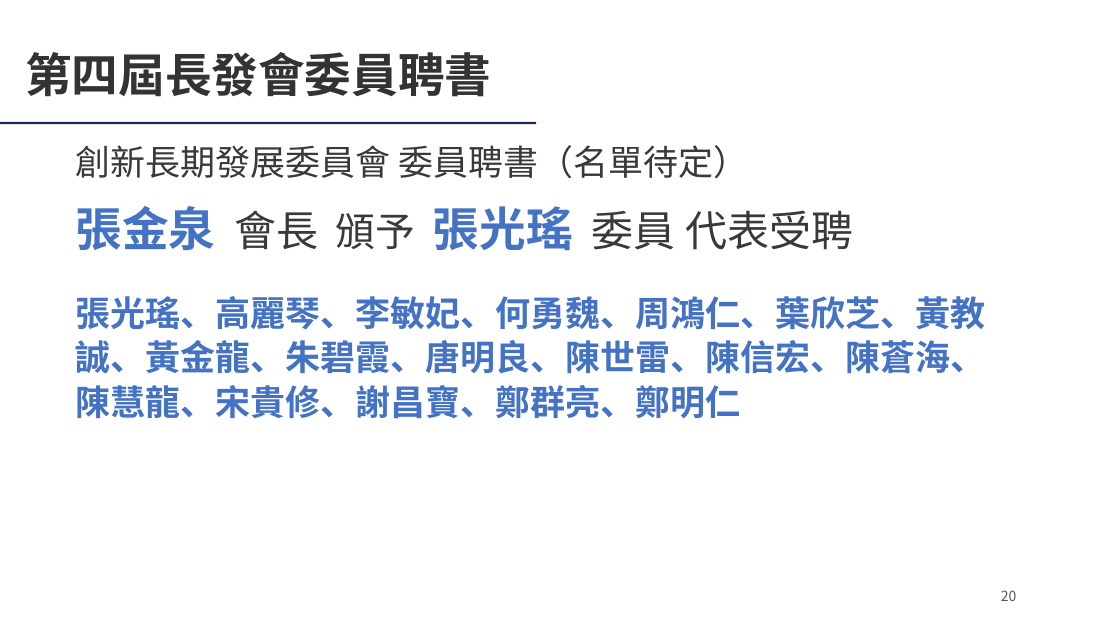
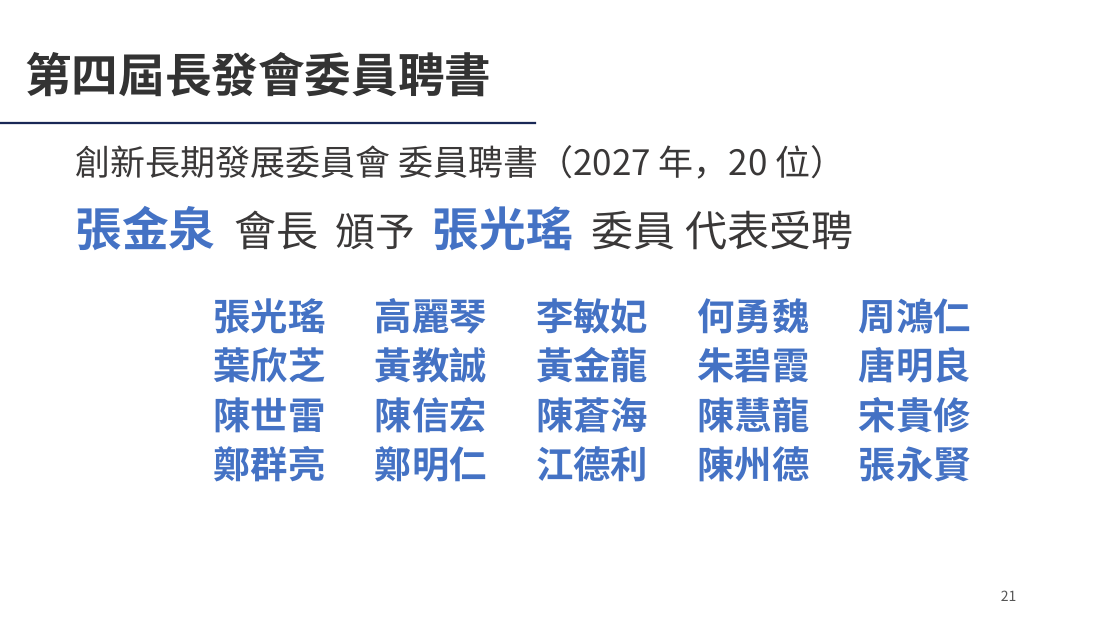
Before and after one commit to Ericliang680928/IAA, a slide deck: slide 21 of 20261204/agm/IAA會員大會簡報_20261204.pptx (slide 20 before the commit). Drawn at 1120x630 pixels with LibreOffice and Linux fonts; fonts in the diff are those of the drawing; background and template pictures are left out. Boxes give left, top, right and bottom in pixels: in the first picture for what was removed or moved away, otherwise in the second. Text is boxed around its words. In the diff, an @@ line names an element or a change of style, - is before the commit and + after.

```diff
--- a/20261204/agm/IAA會員大會簡報_20261204.pptx
+++ b/20261204/agm/IAA會員大會簡報_20261204.pptx
@@ text at bbox=[76, 145, 846, 179]: text changed @@
-創新長期發展委員會 委員聘書（名單待定）
+創新長期發展委員會 委員聘書（2027 年，20 位）
@@ text "張光瑤" at bbox=[214, 298, 326, 334]: vertical alignment top to middle @@
@@ text at bbox=[214, 298, 326, 334]: text changed; size 30 to 32 pt @@
-張光瑤、高麗琴、李敏妃、何勇魏、周鴻仁、葉欣芝、黃教誠、黃金龍、朱碧霞、唐明良、陳世雷、陳信宏、陳蒼海、陳慧龍、宋貴修、謝昌寶、鄭群亮、鄭明仁
+張光瑤
@@ text added at bbox=[375, 298, 487, 334], 32 pt, text #4472C4, bold @@
+高麗琴
@@ text added at bbox=[536, 298, 648, 333], 32 pt, text #4472C4, bold @@
+李敏妃
@@ text added at bbox=[697, 298, 809, 334], 32 pt, text #4472C4, bold @@
+何勇魏
@@ text added at bbox=[859, 298, 971, 334], 32 pt, text #4472C4, bold @@
+周鴻仁
@@ text added at bbox=[214, 347, 326, 383], 32 pt, text #4472C4, bold @@
+葉欣芝
@@ text added at bbox=[375, 347, 487, 383], 32 pt, text #4472C4, bold @@
+黃教誠
@@ text added at bbox=[536, 347, 648, 383], 32 pt, text #4472C4, bold @@
+黃金龍
@@ text added at bbox=[697, 347, 809, 383], 32 pt, text #4472C4, bold @@
+朱碧霞
@@ text added at bbox=[859, 347, 971, 383], 32 pt, text #4472C4, bold @@
+唐明良
@@ text added at bbox=[214, 397, 326, 433], 32 pt, text #4472C4, bold @@
+陳世雷
@@ text added at bbox=[375, 397, 487, 433], 32 pt, text #4472C4, bold @@
+陳信宏
@@ text added at bbox=[536, 397, 648, 433], 32 pt, text #4472C4, bold @@
+陳蒼海
@@ text added at bbox=[697, 397, 809, 433], 32 pt, text #4472C4, bold @@
+陳慧龍
@@ text added at bbox=[859, 397, 971, 433], 32 pt, text #4472C4, bold @@
+宋貴修
@@ text added at bbox=[214, 446, 326, 482], 32 pt, text #4472C4, bold @@
+鄭群亮
@@ text added at bbox=[375, 446, 487, 482], 32 pt, text #4472C4, bold @@
+鄭明仁
@@ text added at bbox=[536, 446, 648, 482], 32 pt, text #4472C4, bold @@
+江德利
@@ text added at bbox=[697, 446, 809, 482], 32 pt, text #4472C4, bold @@
+陳州德
@@ text added at bbox=[859, 446, 971, 482], 32 pt, text #4472C4, bold @@
+張永賢
@@ page number at bbox=[1001, 590, 1017, 601]: text changed @@
-20
+21
```
Also in this commit, not shown: 10 other slides changed, 1 slide added, 3 other files.
